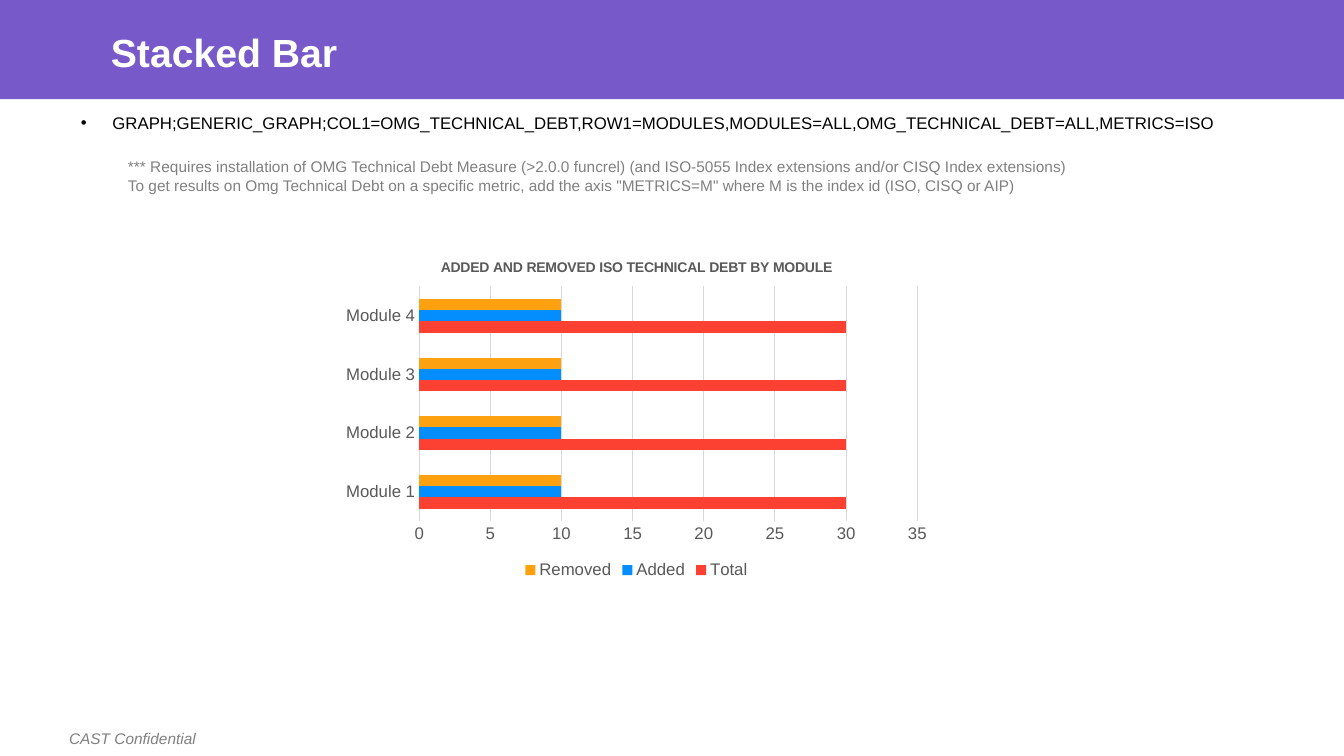
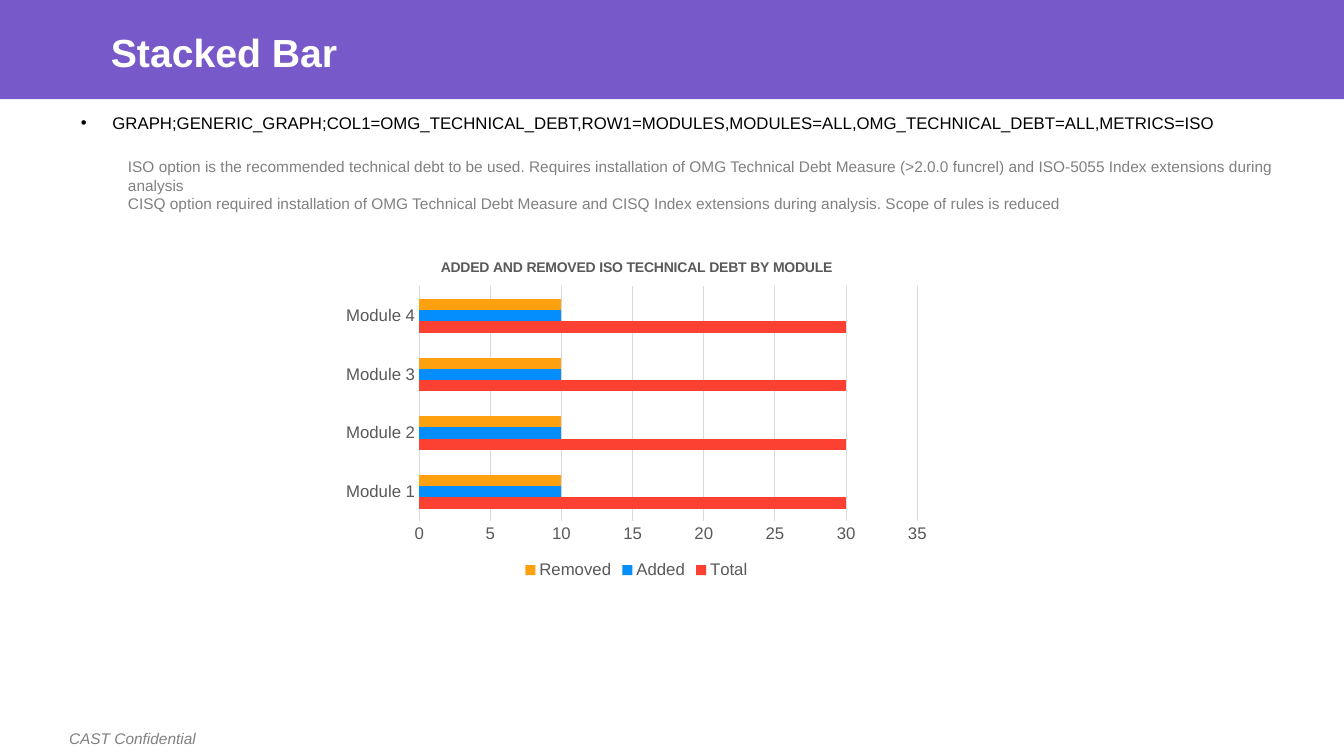
Before and after one commit to CAST-projects/CAST-ReportGenerator, a slide deck: slide 12 of CastReporting.Reporting.Core/Templates/Application/Component library/Generic Graph Definition.pptx. Drawn at 1344x756 pixels with LibreOffice and Linux fonts; fonts in the diff are those of the drawing; background and template pictures are left out. Boxes give left, top, right and bottom in pixels: in the first picture for what was removed or moved away, otherwise in the second. Text is boxed around its words. In the diff, an @@ line names an element or a change of style, - is before the commit and + after.

```diff
--- a/CastReporting.Reporting.Core/Templates/Application/Component library/Generic Graph Definition.pptx
+++ b/CastReporting.Reporting.Core/Templates/Application/Component library/Generic Graph Definition.pptx
@@ text at bbox=[128, 161, 1272, 212]: text changed @@
-*** Requires installation of OMG Technical Debt Measure (>2.0.0 funcrel) (and ISO-5055 Index extensions and/or CISQ Index extensions)
-To get results on Omg Technical Debt on a specific metric, add the axis "METRICS=M" where M is the index id (ISO, CISQ or AIP)
+ISO option is the recommended technical debt to be used. Requires installation of OMG Technical Debt Measure (>2.0.0 funcrel) and ISO-5055 Index extensions during analysis
+CISQ option required installation of OMG Technical Debt Measure and CISQ Index extensions during analysis. Scope of rules is reduced
```
Also in this commit, not shown: 11 other files.
